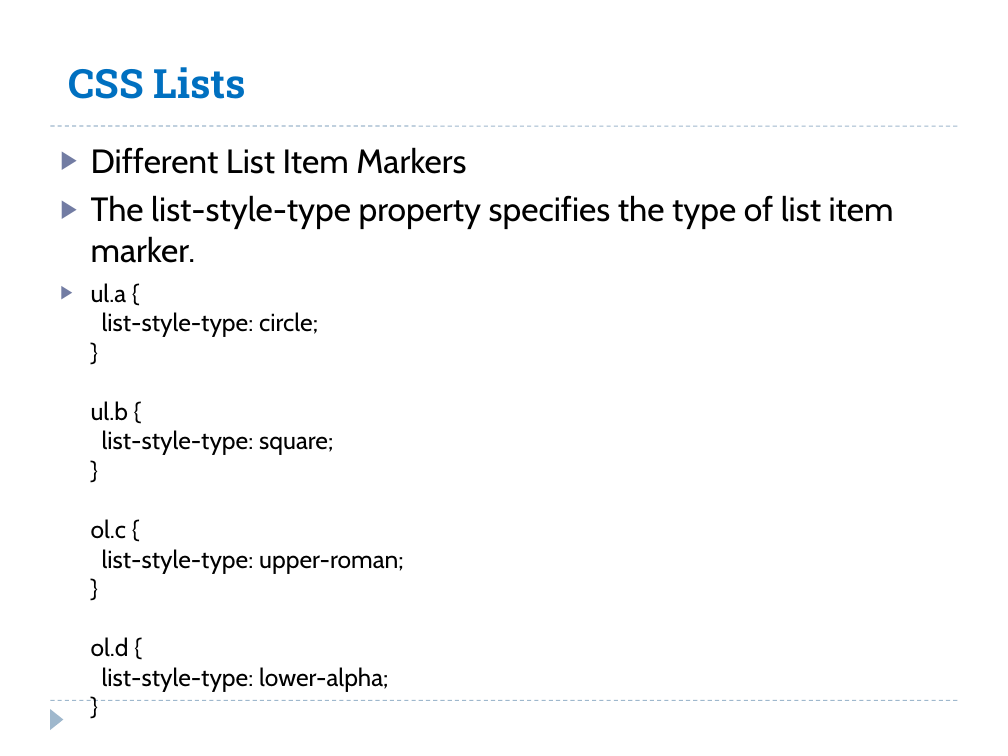
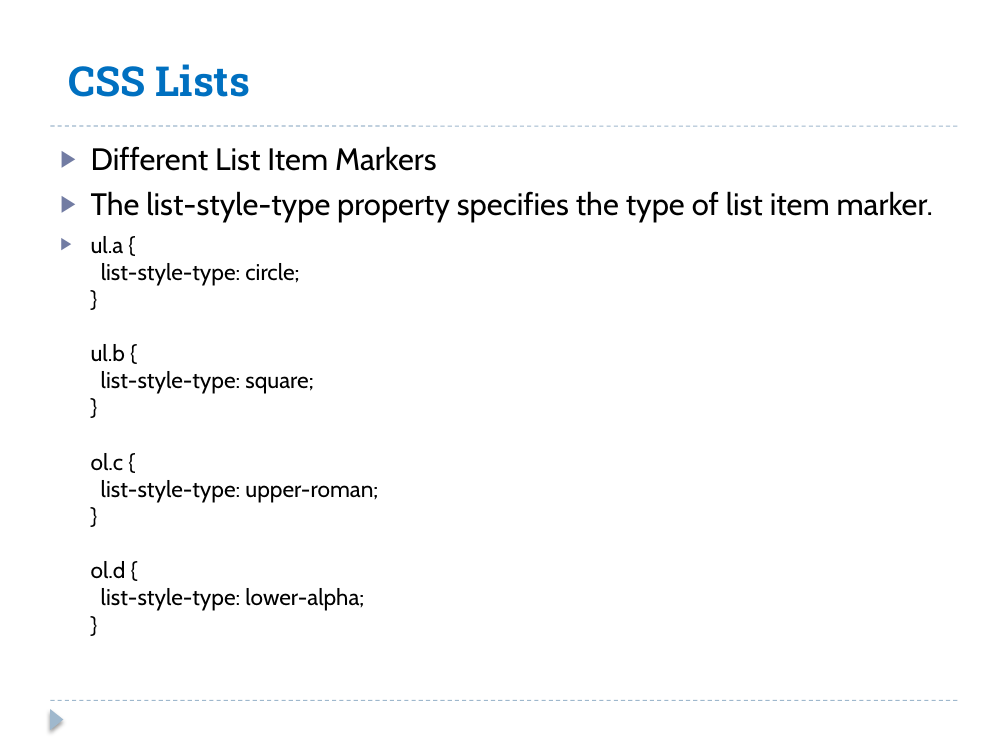
Before and after one commit to Reeves9/Class-Notes, a slide deck: slide 35 of 5th SEM/Web Technology/css.pptx. Drawn at 1008x756 pixels with LibreOffice and Linux fonts; fonts in the diff are those of the drawing. Boxes give left, top, right and bottom in pixels: in the first picture for what was removed or moved away, otherwise in the second. Text is boxed around its words. In the diff, an @@ line names an element or a change of style, - is before the commit and + after.

```diff
--- a/5th SEM/Web Technology/css.pptx
+++ b/5th SEM/Web Technology/css.pptx
@@ title "CSS Lists" at (69,64,250,97): size 28.8 to 29.4 pt @@
@@ text "Different List Item Markers" at (91,146,933,611): size 24.1 to 22.1 pt in "Different List Item Markers", "The list-style-type property specifies the type of ..."; size 17.6 to 16.1 pt in "ul.a { list-style-type: circle; } ul.b { ..." @@
@@ triangle at (50,709,64,730): shadow on @@
```
Also in this commit, not shown: 66 other slides changed, 2 other files.
